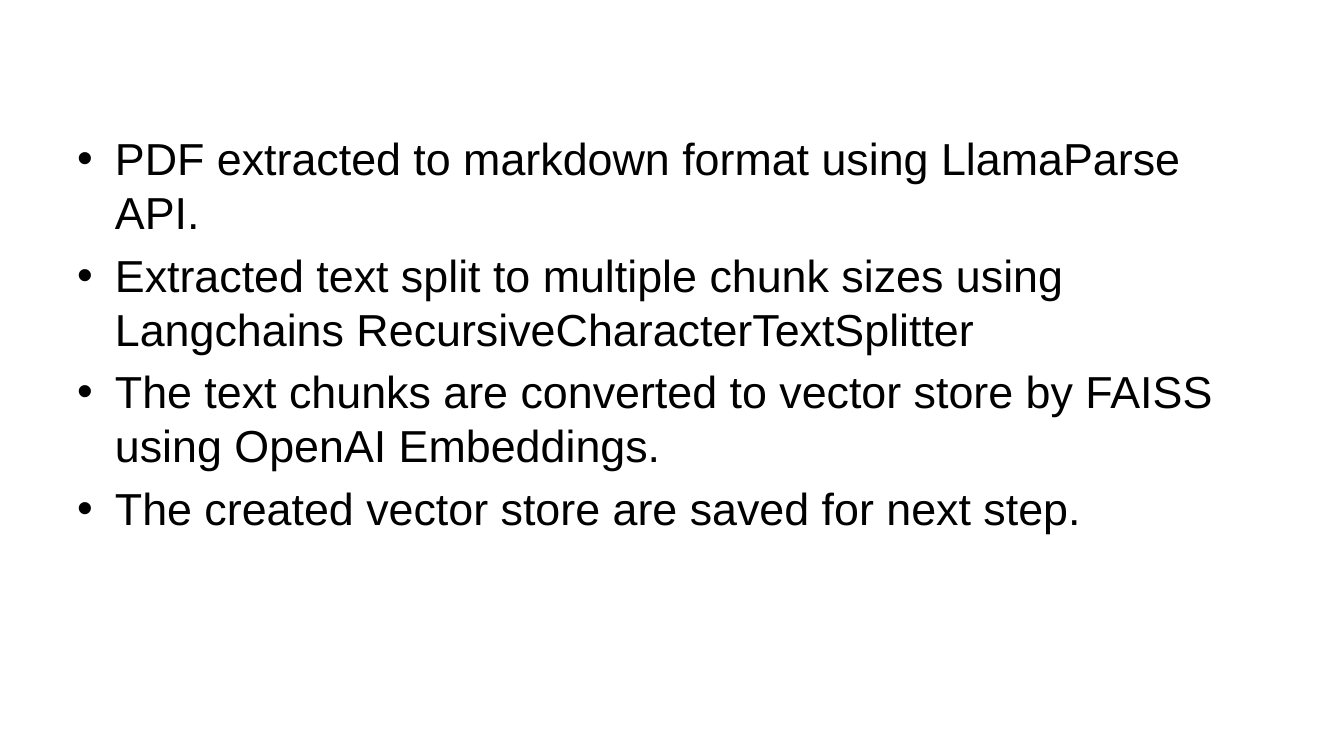
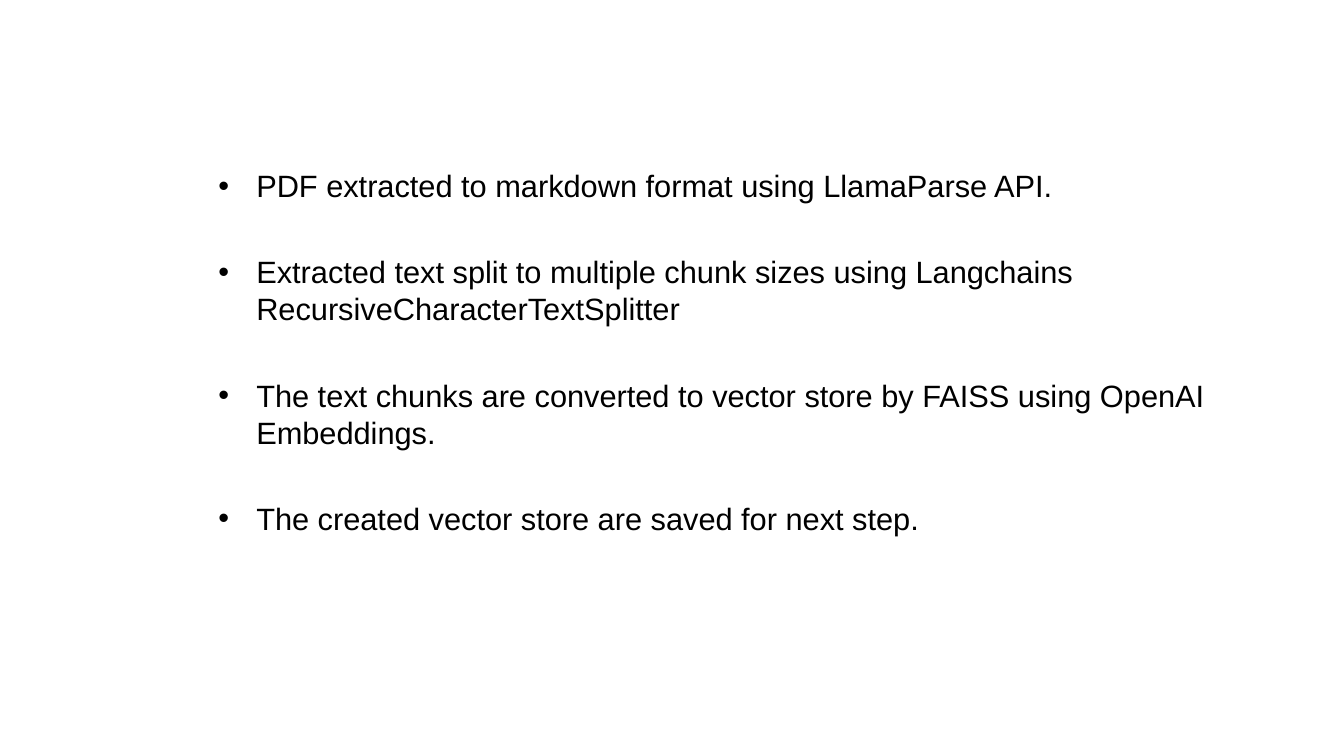
Before and after one commit to rgkannan676/Financial_Q-A_Chatbot, a slide deck: slide 7 of Kannan_QA_Chatbot_Assignment.pptx (slide 6 before the commit). Drawn at 1344x756 pixels with LibreOffice and Linux fonts; fonts in the diff are those of the drawing; background and template pictures are left out. Boxes give left, top, right and bottom in pixels: in the first picture for what was removed or moved away, otherwise in the second. Text is boxed around its words. In the diff, an @@ line names an element or a change of style, - is before the commit and + after.

```diff
--- a/Kannan_QA_Chatbot_Assignment.pptx
+++ b/Kannan_QA_Chatbot_Assignment.pptx
@@ text "PDF extracted to markdown format ...": place and size @@
-text "PDF extracted to markdown format ..." at <box>115,142,1212,534</box>
+text "PDF extracted to markdown format ..." at <box>256,174,1204,535</box>
@@ text "PDF extracted to markdown format ..." at <box>256,174,1204,535</box>: size 32 to 22 pt; less space between paragraphs @@
```
Also in this commit, not shown: 5 other slides changed, 4 slides added, 1 slide removed.
